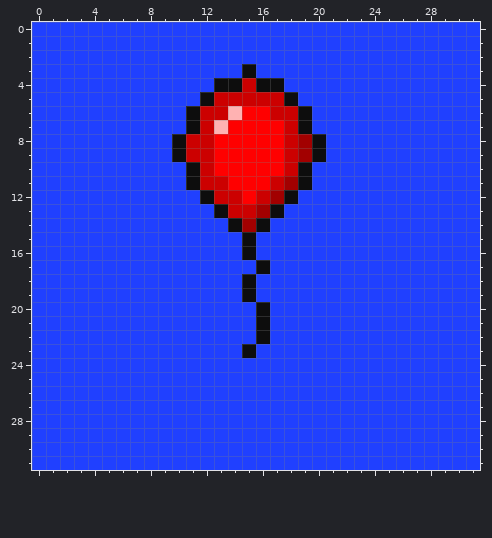
Edited in one commit: pixel-art sprite (Project/sprites/Icon.png). This is how it looked before the edit.
The file is 32x32 pixels. Colours within 5 levels of each other are drawn and written as one.
Once edited:
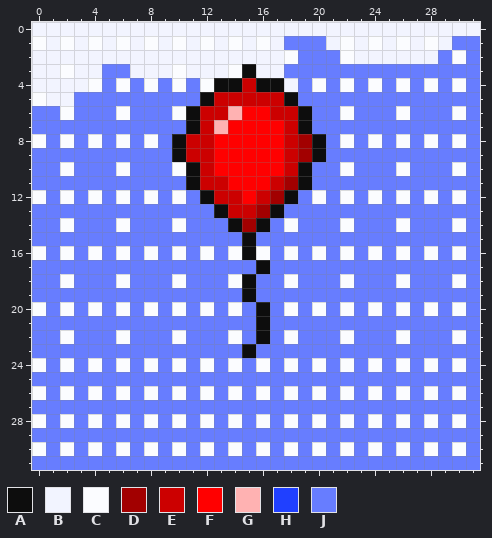
Palette (. is transparent): A #0d0d0d  B #f2f4ff  C #fbfcff  D #a20000  E #cc0000  F #ff0000  G #ffb2b2  H #2040ff  J #677dff
Diff:
Changed rows in their new state; - is an unchanged pixel.
first column x 0:
 0 BBBBBBBBBBBBBBBBBBBBBBBBBBBBBBBB
 1 CBCBCBCBCBCBCBCBCBJJJBCBCBCBCBJJ
 2 BBBBBBBBBBBBBBBBBBCJJJCBBBBBBJCJ
 3 BBCBBJJBBBCBBBC-BBJJJJJJJJJJJJJJ
 4 BBBBCJCJCJCJC-----BJCJCJCJCJCJCJ
 5 CBBJJJJJJJJJ-------JJJJJJJJJJJJJ
 6 JJCJJJCJJJC---------JJCJJJCJJJCJ
 7 JJJJJJJJJJJ---------JJJJJJJJJJJJ
 8 CJCJCJCJCJ-----------JCJCJCJCJCJ
 9 JJJJJJJJJJ-----------JJJJJJJJJJJ
10 JJCJJJCJJJC---------JJCJJJCJJJCJ
11 JJJJJJJJJJJ---------JJJJJJJJJJJJ
12 CJCJCJCJCJCJ-------JCJCJCJCJCJCJ
13 JJJJJJJJJJJJJ-----JJJJJJJJJJJJJJ
14 JJCJJJCJJJCJJJ---JCJJJCJJJCJJJCJ
15 JJJJJJJJJJJJJJJ-JJJJJJJJJJJJJJJJ
16 CJCJCJCJCJCJCJC-CJCJCJCJCJCJCJCJ
17 JJJJJJJJJJJJJJJJ-JJJJJJJJJJJJJJJ
18 JJCJJJCJJJCJJJC-JJCJJJCJJJCJJJCJ
19 JJJJJJJJJJJJJJJ-JJJJJJJJJJJJJJJJ
20 CJCJCJCJCJCJCJCJ-JCJCJCJCJCJCJCJ
21 JJJJJJJJJJJJJJJJ-JJJJJJJJJJJJJJJ
22 JJCJJJCJJJCJJJCJ-JCJJJCJJJCJJJCJ
23 JJJJJJJJJJJJJJJ-JJJJJJJJJJJJJJJJ
24 CJCJCJCJCJCJCJCJCJCJCJCJCJCJCJCJ
25 JJJJJJJJJJJJJJJJJJJJJJJJJJJJJJJJ
26 CJCJCJCJCJCJCJCJCJCJCJCJCJCJCJCJ
27 JJJJJJJJJJJJJJJJJJJJJJJJJJJJJJJJ
28 CJCJCJCJCJCJCJCJCJCJCJCJCJCJCJCJ
29 JJJJJJJJJJJJJJJJJJJJJJJJJJJJJJJJ
30 CJCJCJCJCJCJCJCJCJCJCJCJCJCJCJCJ
31 JJJJJJJJJJJJJJJJJJJJJJJJJJJJJJJJ
Boxes around the changes in both pictures, in picture pixels (x1, y1, x2, y2):
changed: (32, 22, 480, 470)
